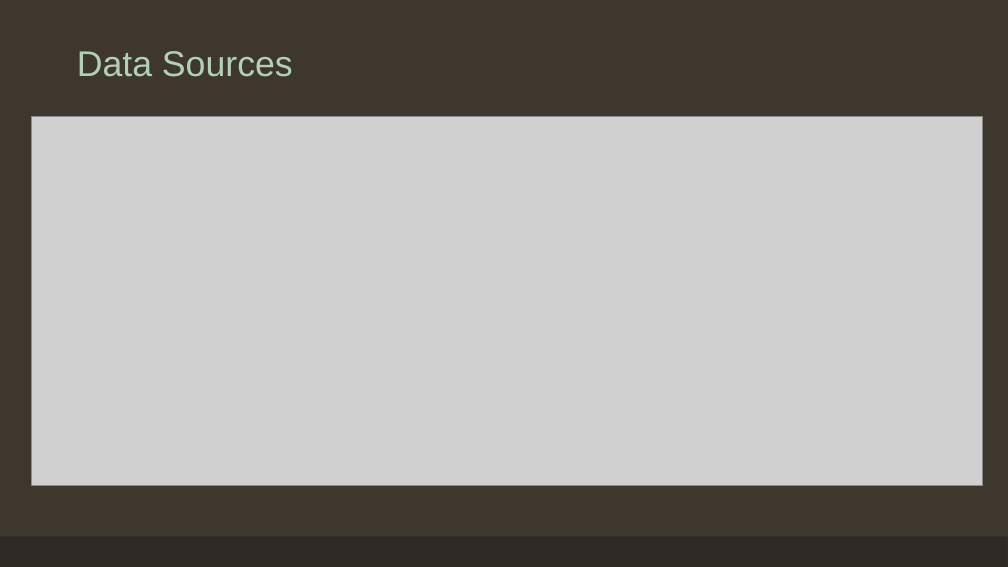
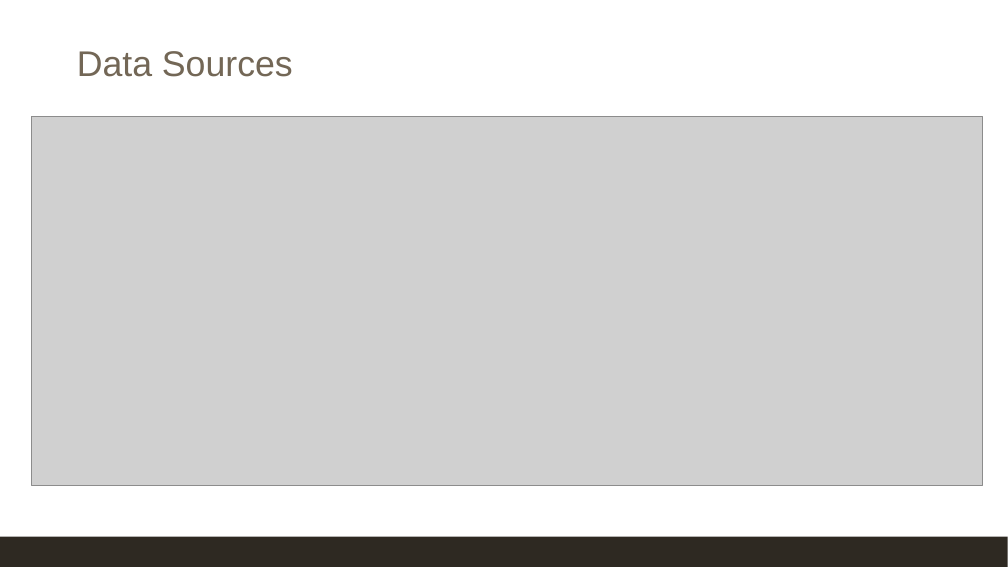
Before and after one commit to EEPlei/Americas-Warzone-Class-Project, a slide deck: slide 3 of Slides/final_slides.pptx. Drawn at 1008x567 pixels with LibreOffice and Linux fonts; fonts in the diff are those of the drawing; grey boxes stand for pictures. Boxes give left, top, right and bottom in pixels: in the first picture for what was removed or moved away, otherwise in the second. Text is boxed around its words. In the diff, an @@ line names an element or a change of style, - is before the commit and + after.

```diff
--- a/Slides/final_slides.pptx
+++ b/Slides/final_slides.pptx
@@ background #3D372E to #FFFFFF @@
@@ title "Data Sources" at box(77, 51, 293, 77): text colour #B2D0B4 to #736756 @@
```
Also in this commit, not shown: 3 other slides changed, 6 slides added, 2 slides removed.
